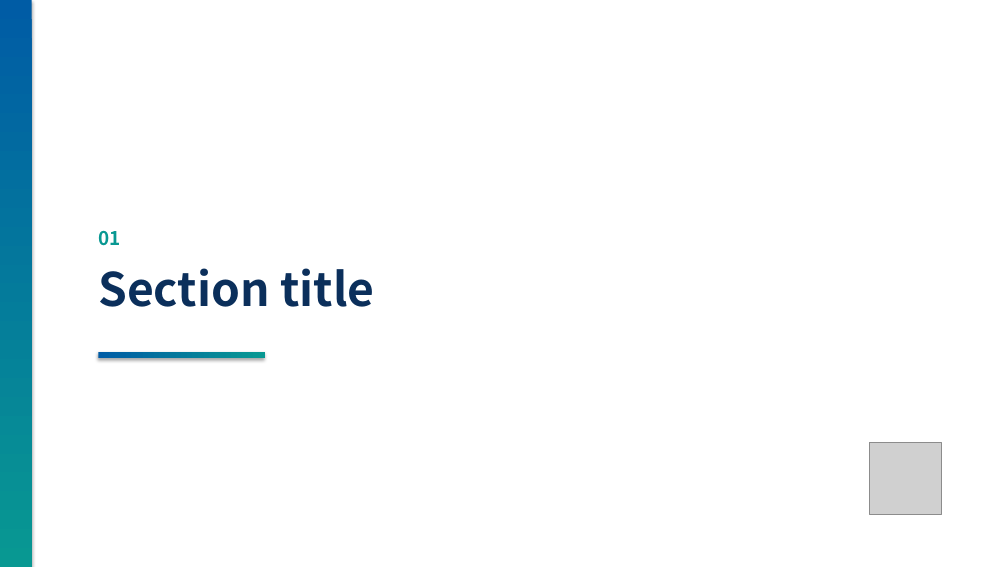
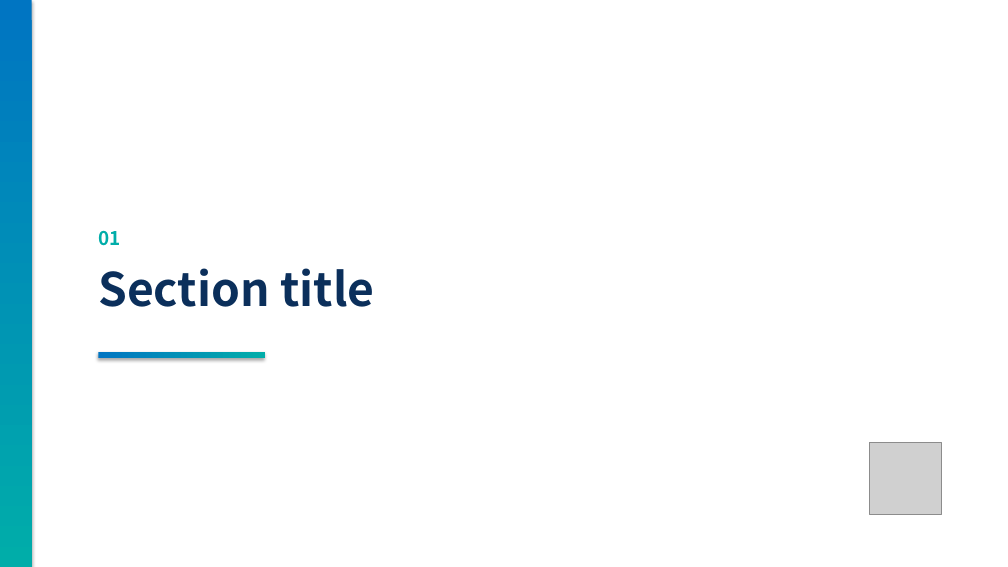
Before and after one commit to enthusiast87/MS3L.io, a slide deck: slide 2 of assets/templates/MS3L_presentation_template.pptx. Drawn at 1008x567 pixels with LibreOffice and Linux fonts; fonts in the diff are those of the drawing; grey boxes stand for pictures. Boxes give left, top, right and bottom in pixels: in the first picture for what was removed or moved away, otherwise in the second. Text is boxed around its words. In the diff, an @@ line names an element or a change of style, - is before the commit and + after.

```diff
--- a/assets/templates/MS3L_presentation_template.pptx
+++ b/assets/templates/MS3L_presentation_template.pptx
@@ rectangle at box(0, 0, 32, 567): fill gradient #005CA5 to #089892 to gradient #0075C2 to #00ADA9 @@
@@ text "01" at box(98, 230, 120, 246): text colour #089892 to #00ADA9 @@
@@ rectangle at box(98, 352, 265, 358): fill gradient #005CA5 to #089892 to gradient #0075C2 to #00ADA9 @@
```
Also in this commit, not shown: 5 other slides changed, 3 other files.
